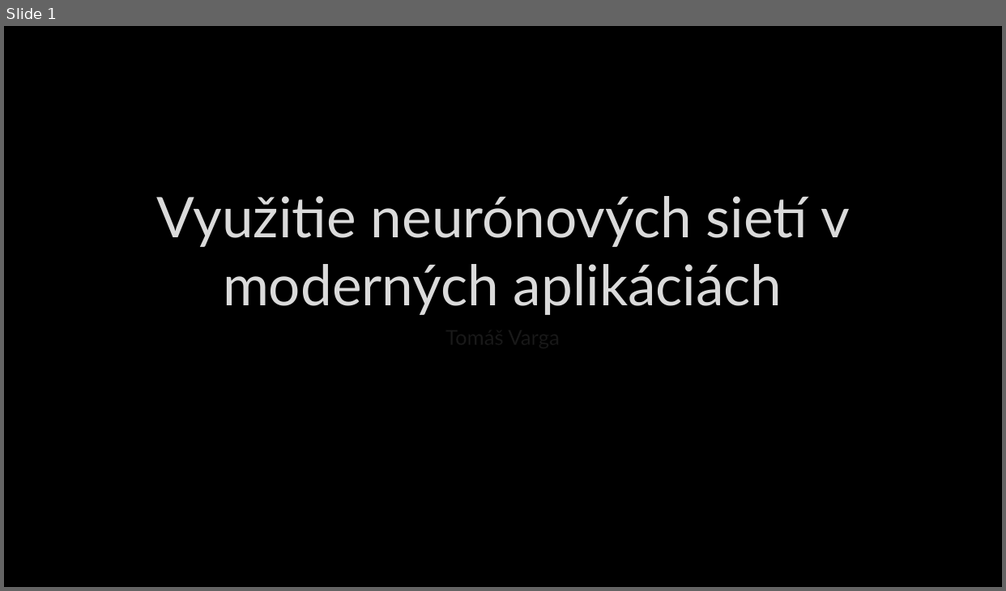
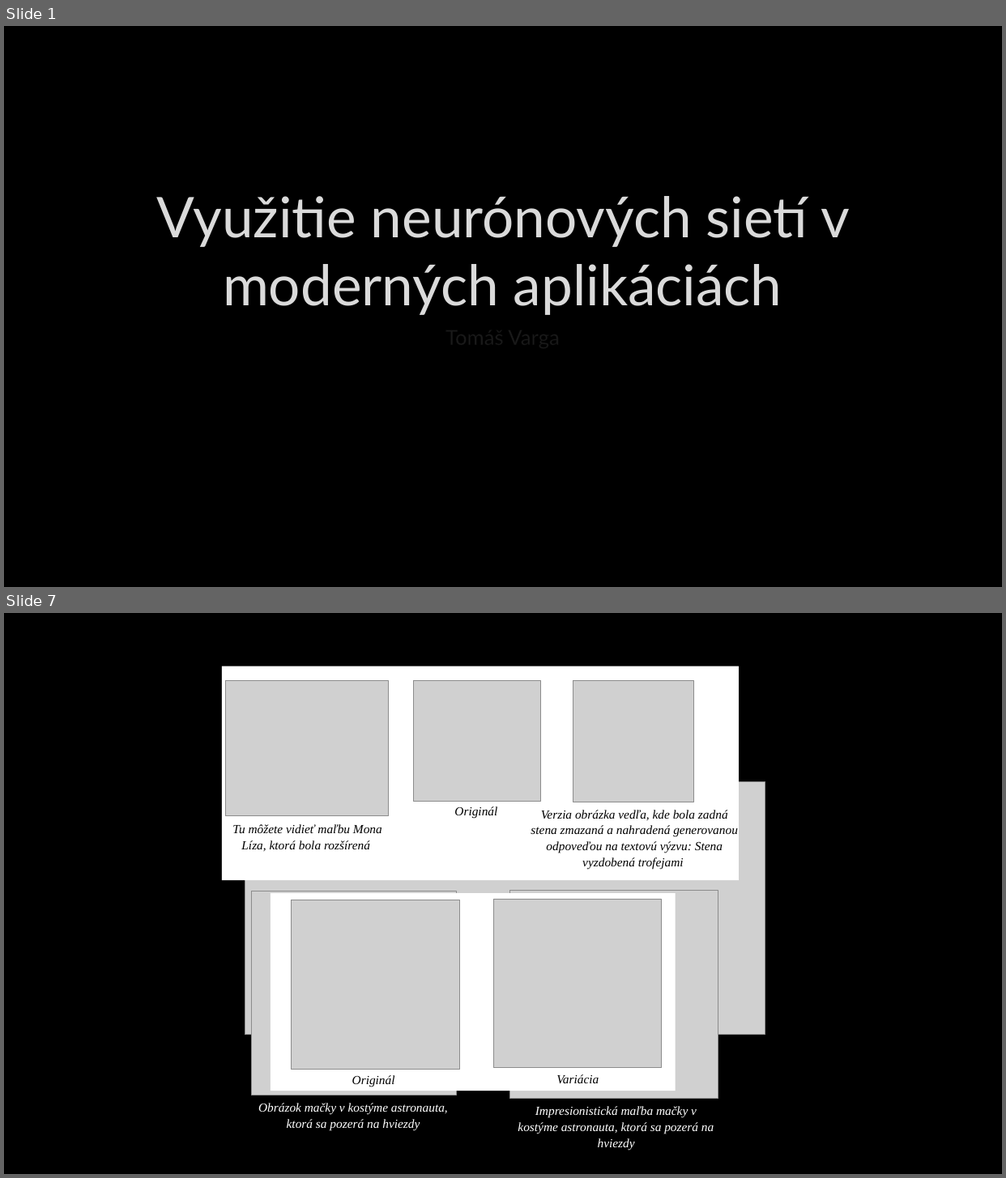
Before and after one commit to NinaKonecna/Archiv, a slide deck: SOČ/Prezentácia/SOČ-prezentacia-TV.pptx. Shown one above the other, each under a label of ours: slide 1 before the commit, slides 1 and 7 after it; the slides between them are not shown. The pictures are 1006x591 and 1006x1178 pixels, drawn with LibreOffice and Linux fonts; fonts in the diff are those of the drawing; grey boxes stand for pictures; background and template pictures are left out. Boxes give left, top, right and bottom in pixels: in the first picture for what was removed or moved away, otherwise in the second. Text is boxed around its words. In the diff, an @@ line names an element or a change of style, - is before the commit and + after.

```diff
--- a/SOČ/Prezentácia/SOČ-prezentacia-TV.pptx
+++ b/SOČ/Prezentácia/SOČ-prezentacia-TV.pptx
@@ slide 7 added at [4, 613, 1002, 1174], background picture (left out) @@
@@ title added at [416, 683, 589, 726], 40 pt, text #DADADA @@
+DALL-E 2
@@ picture added at [245, 781, 765, 1035] @@
@@ group added at [222, 666, 739, 881]: 3 pictures, 3 texts, 1 rectangle @@
+Tu môžete vidieť maľbu Mona Líza, ktorá bola rozšírená
+Originál
+Verzia obrázka vedľa, kde bola zadná stena zmazaná a nahradená generovanou odpoveďou na textovú výzvu: Stena vyzdobená trofejami
@@ group added at [270, 894, 675, 1092]: 2 pictures, 2 texts, 1 rectangle @@
+Originál
+Variácia
@@ group added at [252, 891, 718, 1151]: 2 pictures, 2 texts @@
+Obrázok mačky v kostýme astronauta, ktorá sa pozerá na hviezdy
+Impresionistická maľba mačky v kostýme astronauta, ktorá sa pozerá na hviezdy
```
Also in this commit, not shown: 2 slides changed, 9 other slides added, 3 slides removed, 2 other files.
